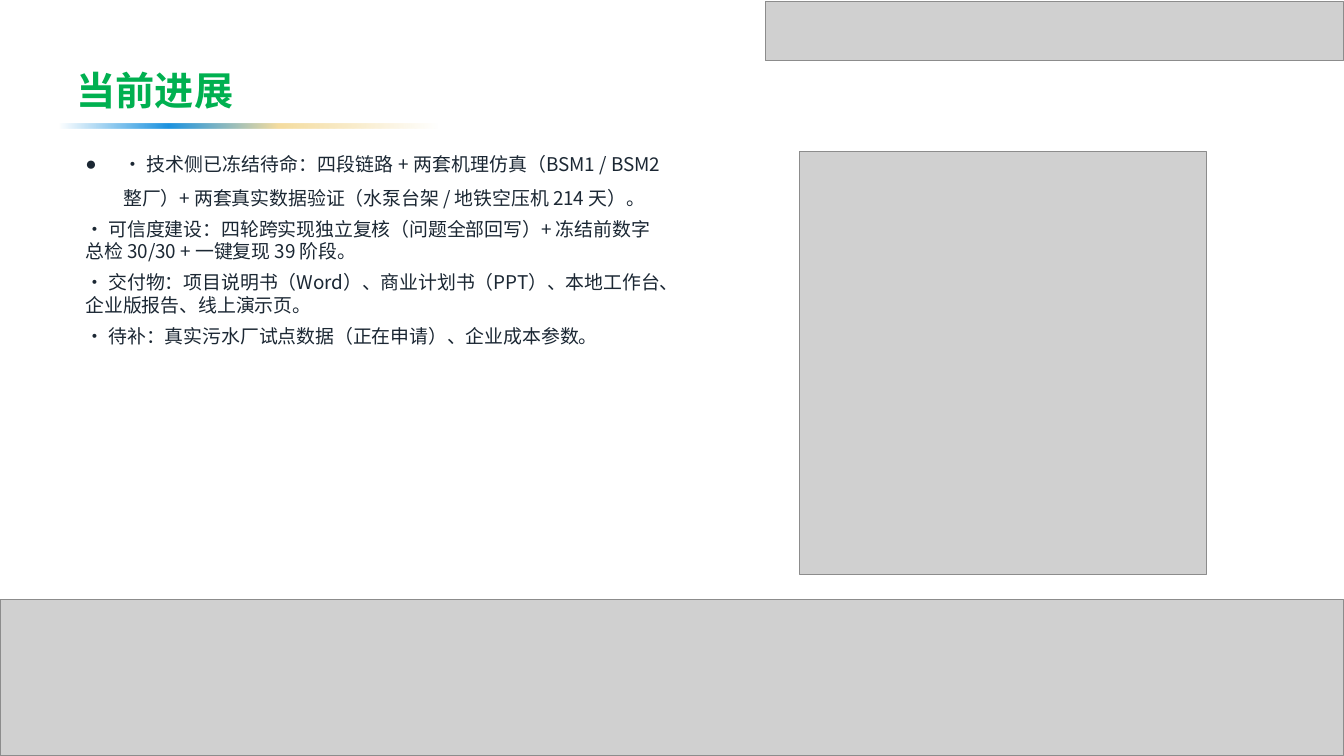
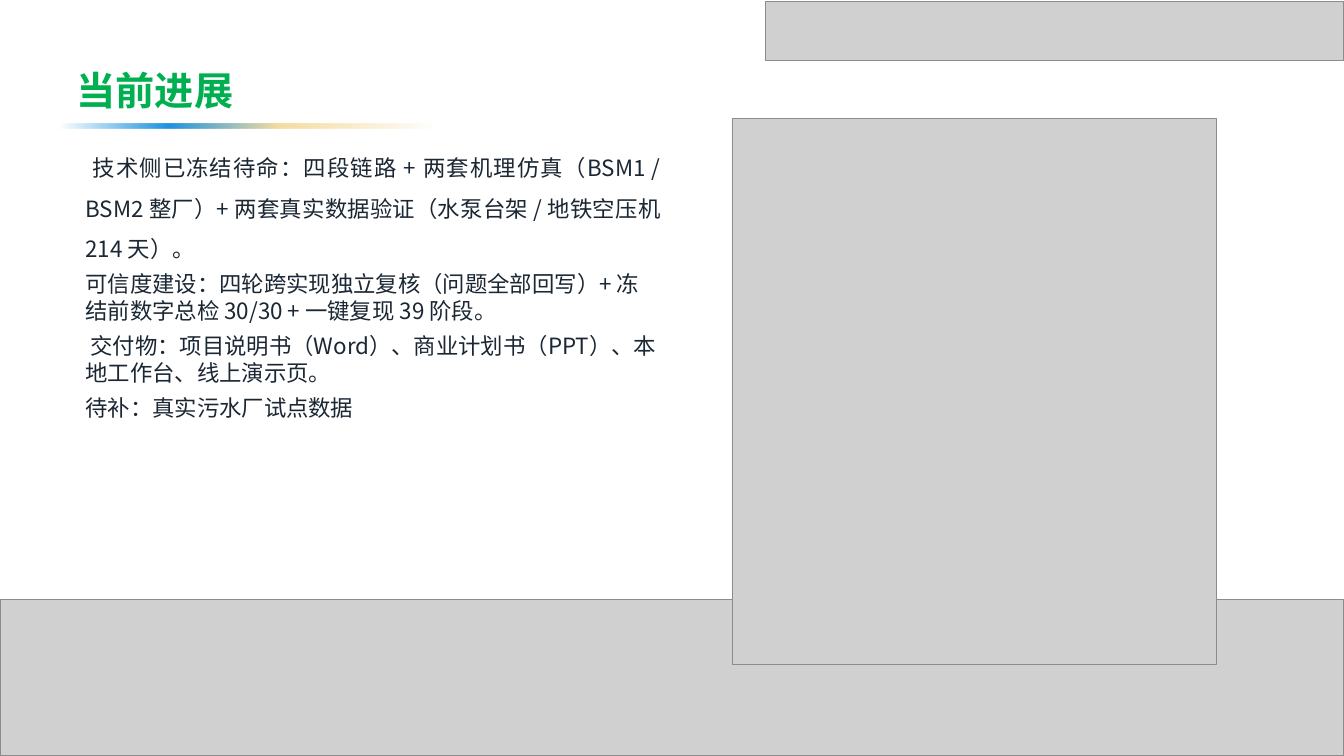
Before and after one commit to by739yang/BEWG_PdM, a slide deck: slide 13 of deliverables/ppt/澜脉_商业计划书.pptx (slide 21 before the commit). Drawn at 1344x756 pixels with LibreOffice and Linux fonts; fonts in the diff are those of the drawing; grey boxes stand for pictures; background and template pictures are left out. Boxes give left, top, right and bottom in pixels: in the first picture for what was removed or moved away, otherwise in the second. Text is boxed around its words. In the diff, an @@ line names an element or a change of style, - is before the commit and + after.

Commit message:
deliverables: 13 张界面截图以 2x 重拍（209-251 → 418-501 dpi），输出高清图版说明书副本并补回缺失的图 3-16

```diff
--- a/deliverables/ppt/澜脉_商业计划书.pptx
+++ b/deliverables/ppt/澜脉_商业计划书.pptx
@@ picture: place and size @@
-picture at box(800, 151, 1206, 575)
+picture at box(733, 119, 1217, 665)
@@ text at box(85, 157, 660, 418): text changed; size 13.5 to 16 pt @@
-● · 技术侧已冻结待命：四段链路 + 两套机理仿真（BSM1 / BSM2 整厂）+ 两套真实数据验证（水泵台架 / 地铁空压机 214 天）。
-· 可信度建设：四轮跨实现独立复核（问题全部回写）+ 冻结前数字总检 30/30 + 一键复现 39 阶段。
-· 交付物：项目说明书（Word）、商业计划书（PPT）、本地工作台、企业版报告、线上演示页。
-· 待补：真实污水厂试点数据（正在申请）、企业成本参数。
+技术侧已冻结待命：四段链路 + 两套机理仿真（BSM1 / BSM2 整厂）+ 两套真实数据验证（水泵台架 / 地铁空压机 214 天）。
+可信度建设：四轮跨实现独立复核（问题全部回写）+ 冻结前数字总检 30/30 + 一键复现 39 阶段。
+交付物：项目说明书（Word）、商业计划书（PPT）、本地工作台、线上演示页。
+待补：真实污水厂试点数据
```
Also in this commit, not shown: 17 other slides changed, 1 slide added, 11 slides removed, 21 other files.
